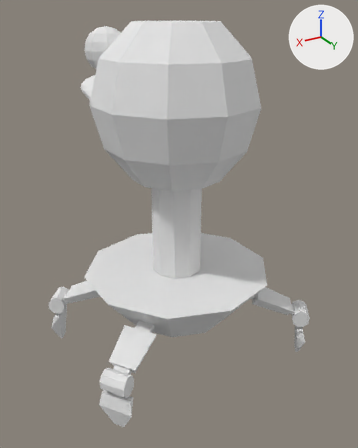
An edit to the Blender file Assets/Resources/Models/BossHead.blend, drawn before and after from the same camera.
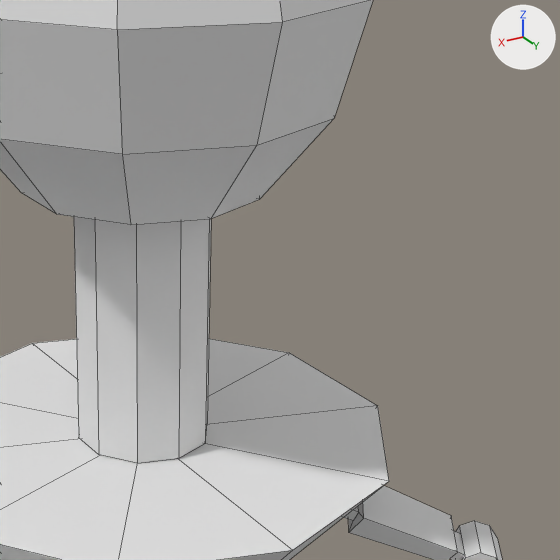
There are two pictures of each version: one whole from a 50 mm lens placed at (11.93, 20.1, 17.34), pointed at (-0.47, -0.58, 7.0), one close up on the part from 35% to 92% of the width and 24% to 70% of the height. The lights are fixed; the arrows at upper right show +X, +Y and +Z. The close-ups show mesh edges as thin lines.

The older version as bpy lines, for what is in view:
```python
me_sphere = bpy.data.meshes.new('Sphere')
me_sphere.from_pydata(...)  # 532 vertices, 493 faces; spans x -6.1..6.1, y 0.0..16.9, z -4.9..8.1
me_sphere.materials.append(mat_material)  # its picture is missing
# before: 502 (1.3, 9.9, -1.8) at pixel (130, 224), 503 (0.0, 9.9, -2.2) at pixel (210, 218), 510 (-1.3, 9.9, -1.8) at pixel (259, 199), 512 (0.8, 9.9, -1.0), 513 (0.0, 9.9, -1.3)
# before: 520 (-0.8, 9.9, -1.0), 522 (0.8, 4.8, -1.0) at pixel (137, 463), 523 (0.0, 4.8, -1.3) at pixel (178, 458), 524 (1.2, 4.8, -0.4) at pixel (98, 454), 525 (1.2, 4.8, 0.4) at pixel (78, 437)
# before: 526 (0.8, 4.8, 1.0), 527 (0.0, 4.8, 1.3), 528 (-0.8, 4.8, 1.0), 529 (-1.2, 4.8, 0.4), 530 (-0.8, 4.8, -1.0) at pixel (205, 443)
# before: 531 (-1.2, 4.8, -0.4) at pixel (207, 423)
ob_bossbody = bpy.data.objects.new('BossBody', me_sphere)
ob_bossbody.location = (0.0, 0.0, 0.0)
ob_bossbody.rotation_euler = (1.571, 0.0, 0.0)  # degrees (90, 0, 0)
```
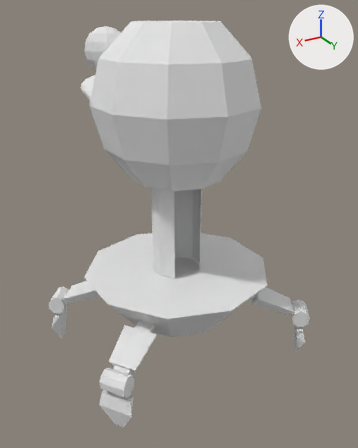
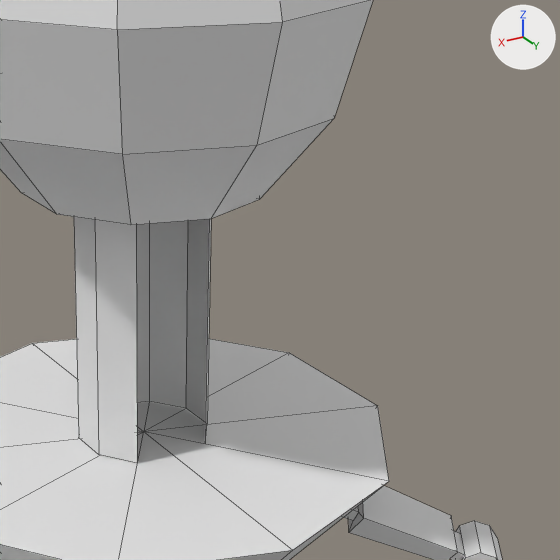
Location of each change, [x1, y1, x2, y2] in pixels of the close-ups (560 x 560 px):
part 1 of me_sphere, deleted: before [136, 219, 209, 463]

The edits, one by one:
me_sphere has 532 vertices, 493 faces and spans x -6.1..6.1, y 0.0..16.9, z -4.9..8.1.
me_sphere is used by ob_bossbody; location (0.0, 0.0, 0.0); rotation (1.571, 0.0, 0.0), in degrees (90, 0, 0).
Verts and faces of me_sphere; kept vertices keep their numbers, new ones are numbered from 532.
Part 1, on me_sphere:
Vertices deleted: 513, 523 (with the faces that use them).
